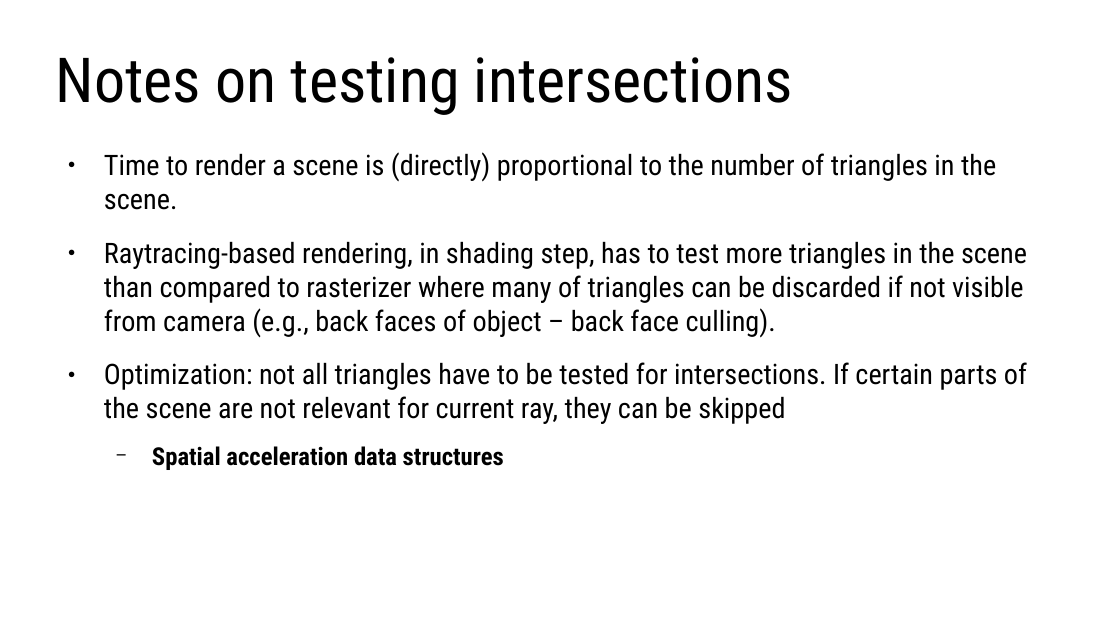
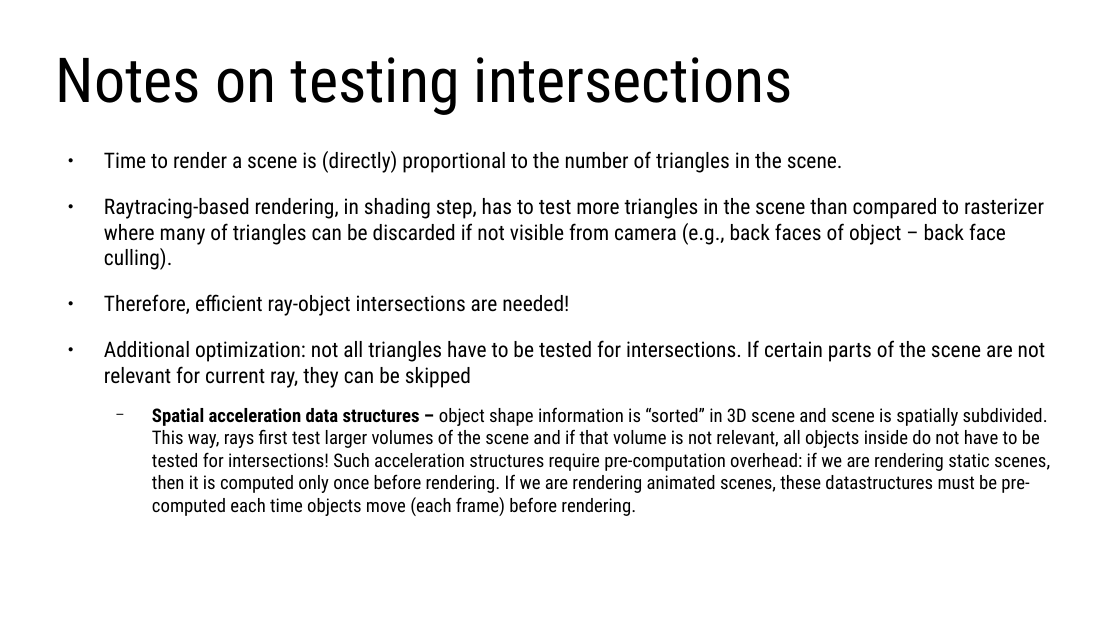
Before and after one commit to lorentzo/IntroductionToComputerGraphics, a slide deck: slide 10 of lectures/foundations_rendering/foundations_raytracing.odp. Drawn at 1120x630 pixels with LibreOffice and Linux fonts; fonts in the diff are those of the drawing. Boxes give left, top, right and bottom in pixels: in the first picture for what was removed or moved away, otherwise in the second. Text is boxed around its words. In the diff, an @@ line names an element or a change of style, - is before the commit and + after.

Commit message:
rendering foundations

```diff
--- a/lectures/foundations_rendering/foundations_raytracing.odp
+++ b/lectures/foundations_rendering/foundations_raytracing.odp
@@ text at (104,151,1044,270): size 20 to 15.2 pt in "Time to render a scene is (directly) ...", "Raytracing-based rendering, in shading step, has to ..." @@
@@ text at (104,294,1050,516): text changed; size 20 to 13.3 pt @@
-● Optimization: not all triangles have to be tested for intersections. If certain parts of the scene are not relevant for current ray, they can be skipped
-  − Spatial acceleration data structures
+● Therefore, efficient ray-object intersections are needed!
+● Additional optimization: not all triangles have to be tested for intersections. If certain parts of the scene are not relevant for current ray, they can be skipped
+  − Spatial acceleration data structures – object shape information is “sorted” in 3D scene and scene is spatially subdivided. This way, rays first test larger volumes of the scene and if that volume is not relevant, all objects inside do not have to be tested for intersections! Such acceleration structures require pre-computation overhead: if we are rendering static scenes, then it is computed only once before rendering. If we are rendering animated scenes, these datastructures must be pre-computed each time objects move (each frame) before rendering.
```
Also in this commit, not shown: 2 other slides changed, 2 slides added, 1 other file.
